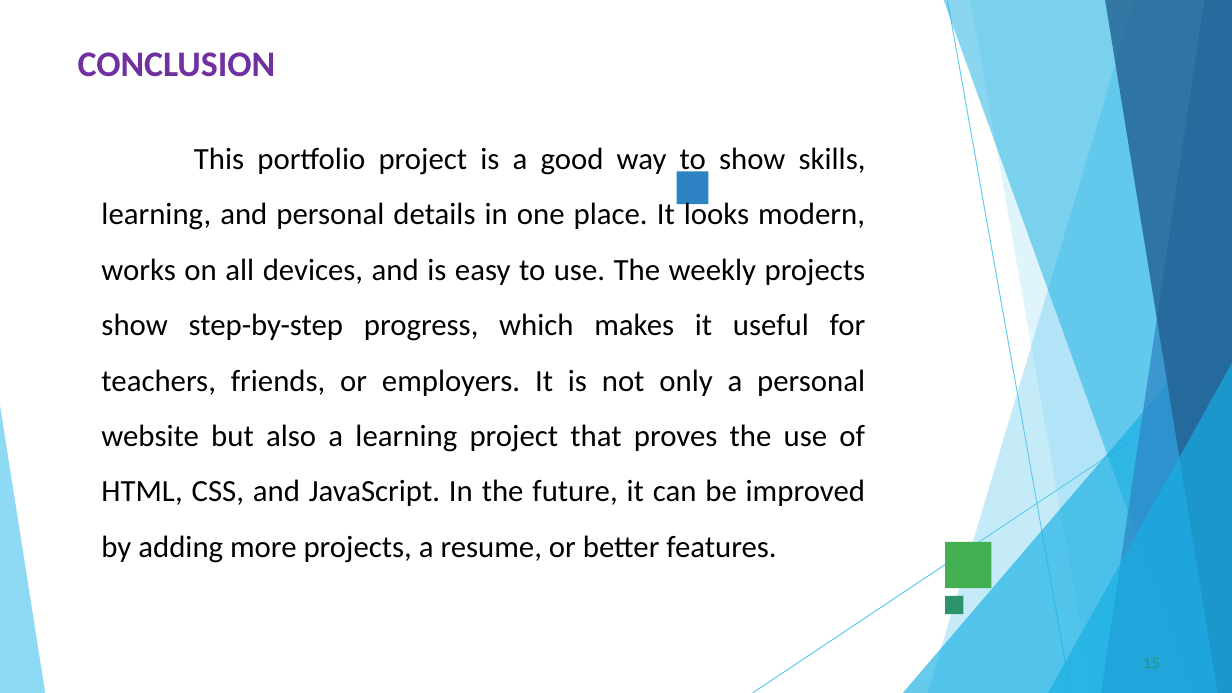
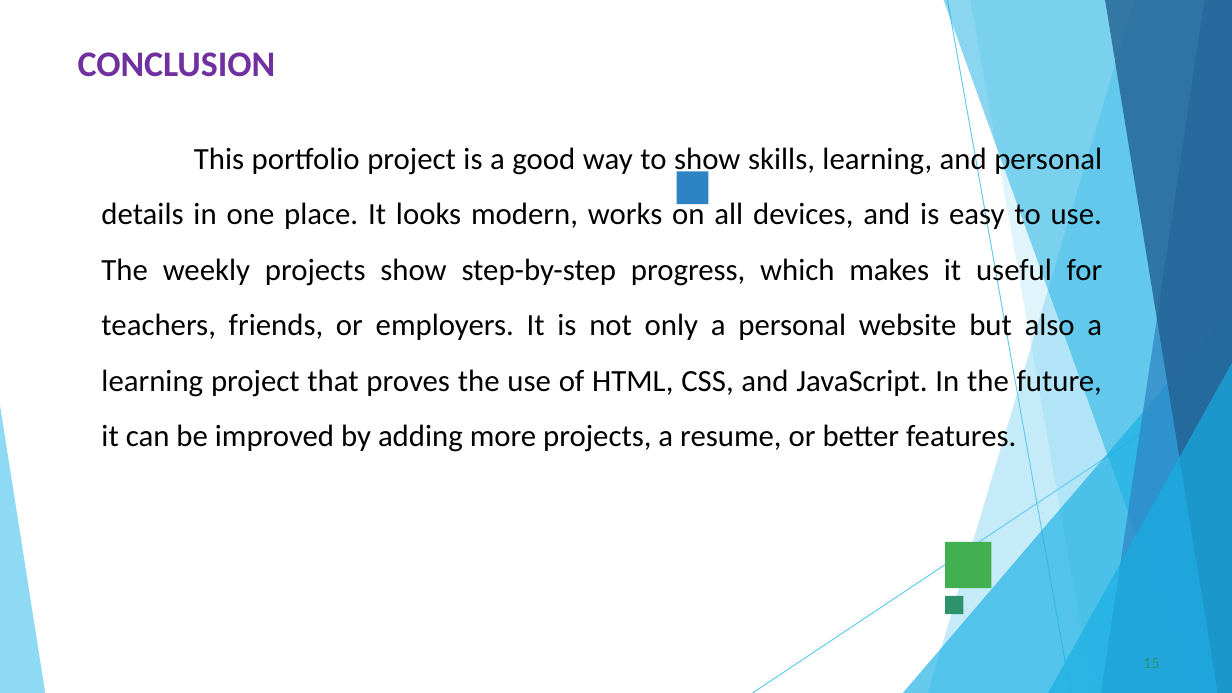
Before and after one commit to shamkumar17356-afk/TNSDC-FWD-DP, a slide deck: slide 15 of PPT FWD TNSDC(NM _SK) 2025.pptx. Drawn at 1232x693 pixels with LibreOffice and Linux fonts; fonts in the diff are those of the drawing; background and template pictures are left out. Boxes give left, top, right and bottom in pixels: in the first picture for what was removed or moved away, otherwise in the second. Text is boxed around its words. In the diff, an @@ line names an element or a change of style, - is before the commit and + after.

```diff
--- a/PPT FWD TNSDC(NM _SK) 2025.pptx
+++ b/PPT FWD TNSDC(NM _SK) 2025.pptx
@@ text "This portfolio project is a ..." rewrapped from (x1=101, y1=147, x2=866, y2=563) to (x1=101, y1=143, x2=1103, y2=454) @@
```
Also in this commit, not shown: 8 other slides changed.
